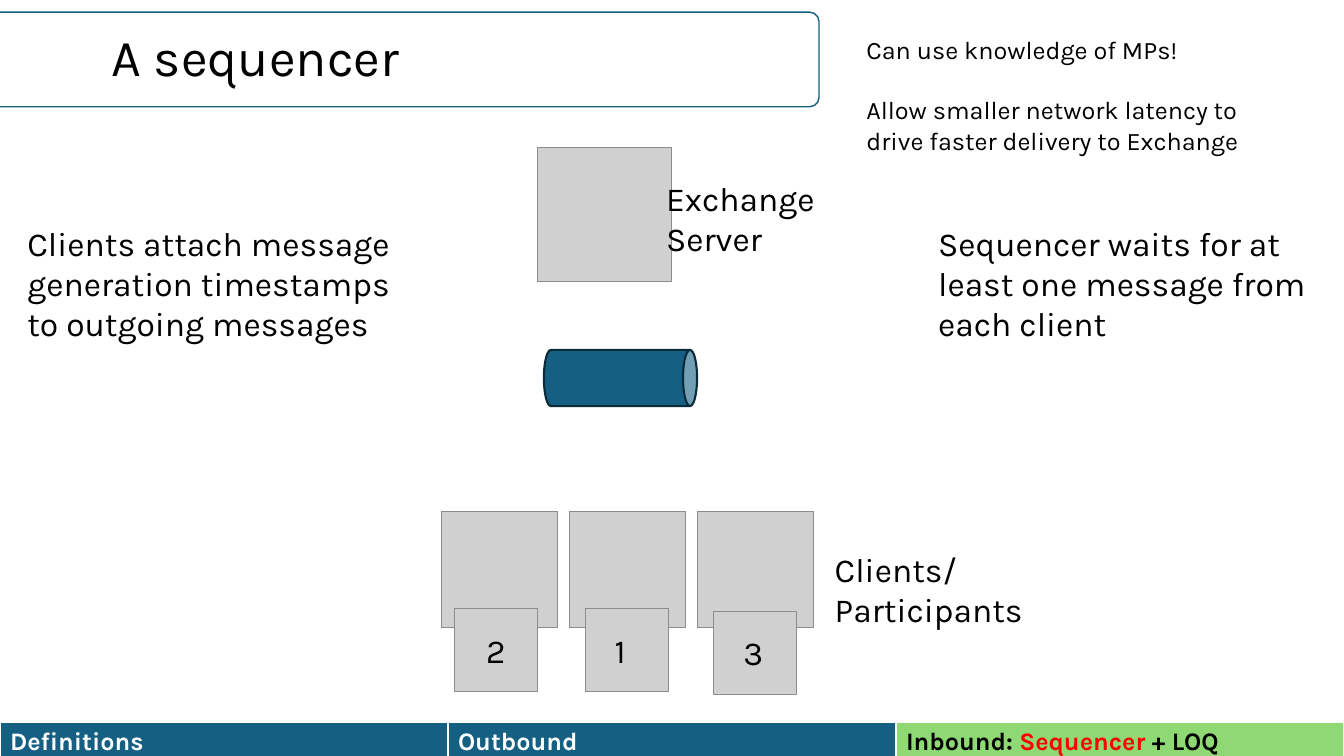
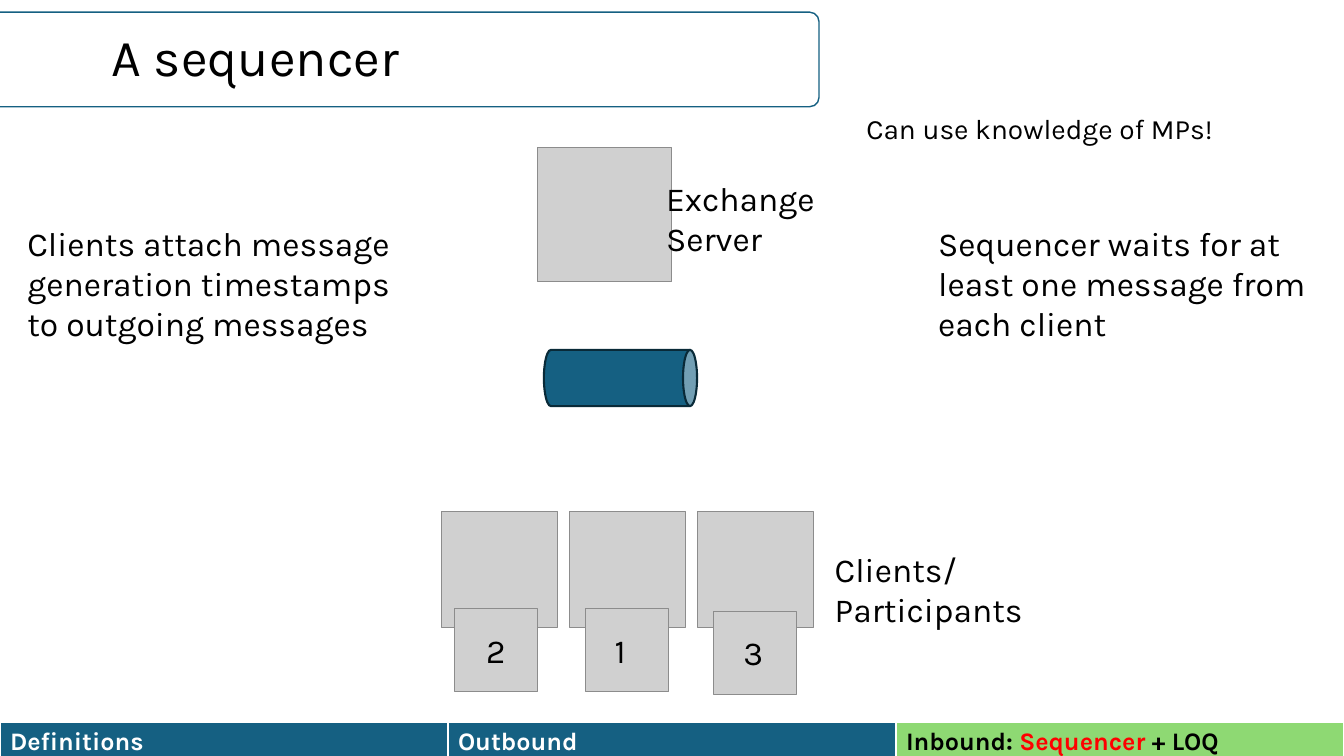
Before and after one commit to HaseebLUMS/Onyx-Presentation, a slide deck: slide 48 of OCP TAP Presentation.pptx. Drawn at 1344x756 pixels with LibreOffice and Linux fonts; fonts in the diff are those of the drawing; grey boxes stand for pictures. Boxes give left, top, right and bottom in pixels: in the first picture for what was removed or moved away, otherwise in the second. Text is boxed around its words. In the diff, an @@ line names an element or a change of style, - is before the commit and + after.

Commit message:
updated

```diff
--- a/OCP TAP Presentation.pptx
+++ b/OCP TAP Presentation.pptx
@@ text "Can use knowledge of MPs!": place and size @@
-text "Can use knowledge of MPs!" at (866, 41, 1238, 156)
+text "Can use knowledge of MPs!" at (866, 119, 1213, 146)
@@ text "Can use knowledge of MPs!" at (866, 119, 1213, 146): size 18 to 20 pt @@
@@ text at (866, 101, 1238, 156): paragraph removed @@
-Allow smaller network latency to drive faster delivery to Exchange
```
Also in this commit, not shown: 8 other slides changed.
